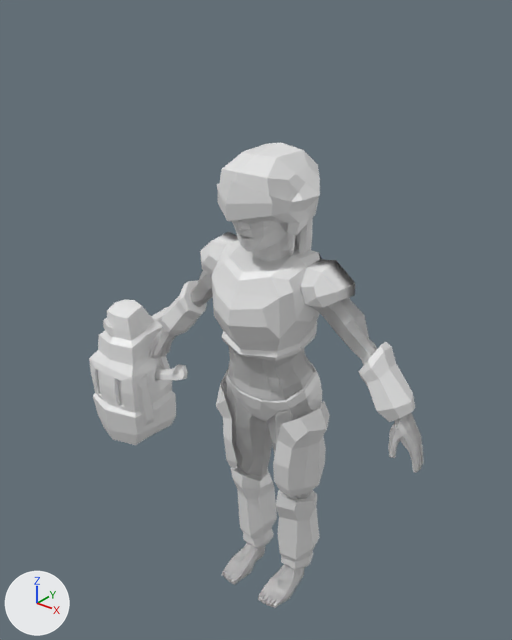
A saved change to the FBX model Character Creator Jam/Assets/Models/MC_female.fbx.
One viewpoint serves both versions: a 50 mm camera at (1.34, -1.74, 2.24) aimed at (-0.1, 0.06, 1.12). The lights are fixed; the arrows at lower left show +X, +Y and +Z. Where no turn or scale is listed for an object, it has been applied to the vertices.

Objects in the first picture: 'Gun', 'f_cyber_bottom', 'f_cyber_head', 'f_cyber_top', 'f_head', 'f_naked_bottom', 'f_naked_top'.
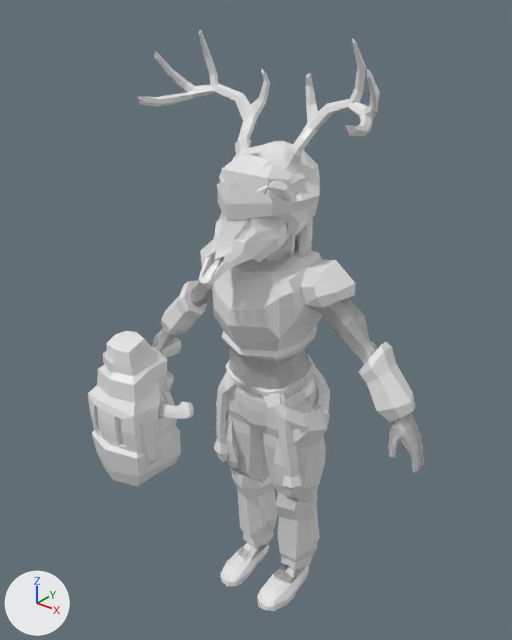
Boxes [x1, y1, x2, y2] around the edits, measured in the pictures (512 x 640 px):
'Gun', moved: before [89, 299, 188, 445]; after [88, 331, 193, 487]
'f_deer_head', added: after [137, 29, 380, 285]
    faces in mat_deerwhite (white #e7e7e7): [198, 136, 315, 285]
    faces in mat_deerantlers (white #e7e7e7): [137, 29, 380, 152]
'f_deer_legs', added: after [214, 353, 330, 611]
    faces in mat_hunterpants (white #e7e7e7): [226, 372, 323, 560]
    faces in mat_green (white #e7e7e7): [214, 367, 330, 495]
    faces in mat_moccasins (white #e7e7e7): [220, 353, 316, 611]
    faces in mat_skin (white #e7e7e7): [239, 373, 317, 584]
'f_naked_top', unchanged, covered by the edit: before [248, 298, 424, 473]; after [229, 310, 317, 359]
'f_naked_bottom', unchanged, covered by the edit: before [226, 360, 322, 608]; after [285, 375, 318, 408]
'f_head', unchanged, covered by the edit: before [232, 221, 289, 262]; after [263, 238, 289, 262]

The change, as a list of edits to the scene's bpy script:
```text
Add mat_moccasins:
    mat_moccasins = principled_material('moccasins')
    mat_moccasins.base_color = (0.8, 0.8, 0.8)  # white #e7e7e7
    mat_moccasins.roughness = 0.4
Add mat_green:
    mat_green = principled_material('green')
    mat_green.base_color = (0.8, 0.8, 0.8)  # white #e7e7e7
    mat_green.roughness = 0.4
Add mat_hunterpants:
    mat_hunterpants = principled_material('hunterPants')
    mat_hunterpants.base_color = (0.8, 0.8, 0.8)  # white #e7e7e7
    mat_hunterpants.roughness = 0.4
Add mat_deerantlers:
    mat_deerantlers = principled_material('deerAntlers')
    mat_deerantlers.base_color = (0.8, 0.8, 0.8)  # white #e7e7e7
    mat_deerantlers.roughness = 0.4
Add mat_deerwhite:
    mat_deerwhite = principled_material('deerWhite')
    mat_deerwhite.base_color = (0.8, 0.8, 0.8)  # white #e7e7e7
    mat_deerwhite.roughness = 0.4
Add me_cube_019:
    me_cube_019.from_pydata(...)  # 1094 vertices, 1078 faces; spans x -0.218..0.218, y -0.144..0.177, z -0.01..1.026
    # faces by material slot: [368, 302, 212, 196]
    me_cube_019.materials.append(mat_skin)  # white #e7e7e7
    me_cube_019.materials.append(mat_moccasins)  # white #e7e7e7
    me_cube_019.materials.append(mat_hunterpants)  # white #e7e7e7
    me_cube_019.materials.append(mat_green)  # white #e7e7e7
Add me_cube_018:
    me_cube_018.from_pydata(...)  # 541 vertices, 571 faces; spans x -0.397..0.397, y -0.316..0.166, z 1.409..2.089
    # faces by material slot: [22, 317, 232]
    me_cube_018.materials.append(mat_holes)  # white #e7e7e7
    me_cube_018.materials.append(mat_deerwhite)  # white #e7e7e7
    me_cube_018.materials.append(mat_deerantlers)  # white #e7e7e7
Change ob_gun:
    ob_gun.location: (-0.614, -0.106, 0.888) -> (-0.43, -0.268, 0.862)
Add ob_f_deer_legs:
    ob_f_deer_legs = bpy.data.objects.new('f_deer_legs', me_cube_019)
    ob_f_deer_legs.location = (0.0, 0.0, 0.0)
Add ob_f_deer_head:
    ob_f_deer_head = bpy.data.objects.new('f_deer_head', me_cube_018)
    ob_f_deer_head.location = (0.0, 0.0, 0.0)
```
